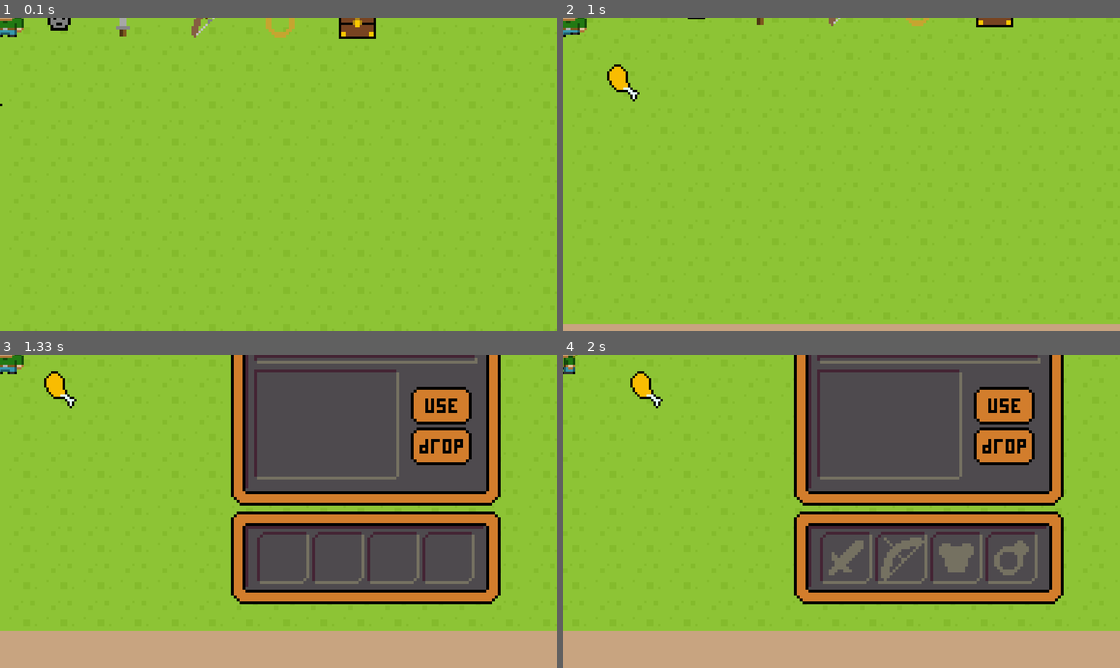
Above: before the commit, frames 1-4 (two rows, left to right).
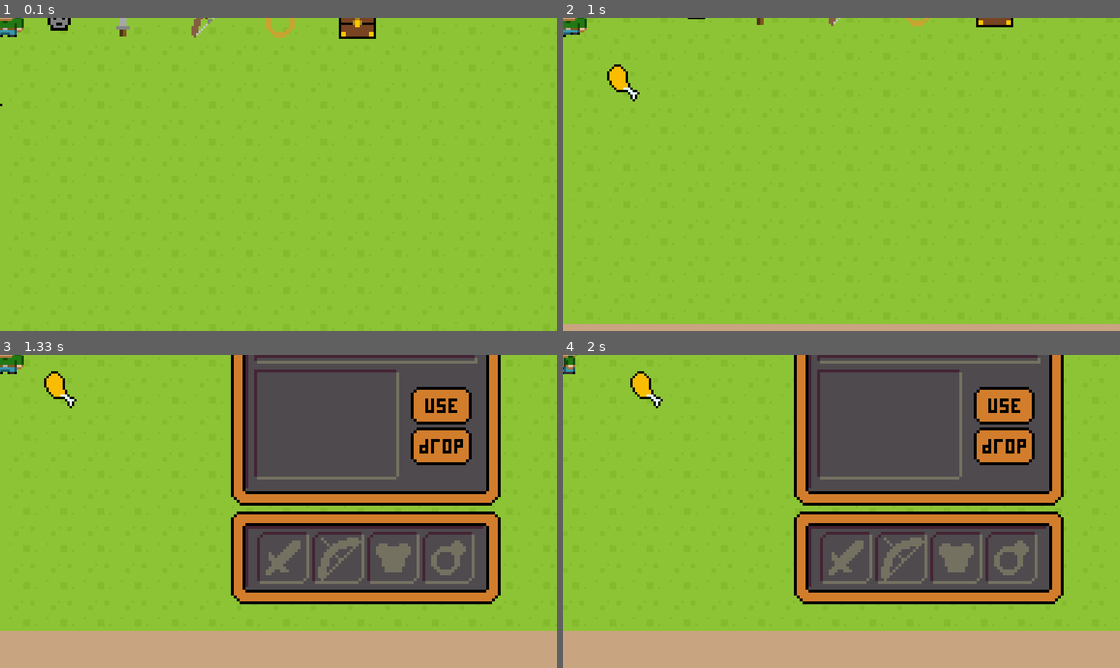
Above: after the commit, the same moments.

Repository: Flashweb14/PyGameRPG
Game: pygame game, started from RPG/__main__.py
Same seed, same stepped clock (60 frames per second), same inputs: the game is played once before the commit and once after it.
Inputs (mouse positions are % of the whole screen's width and height, from its top left):
- Up to frame 1 (0.1 s): no input
- Up to frame 2 (1 s): hold A 0.33-0.87 s; hold S from 0.9 s (still down)
- Up to frame 3 (1.33 s): tap I at 1.05 s; release S at 1.2 s; press the mouse at (80, 27) at 1.27 s
- Up to frame 4 (2 s): move the mouse to (49, 45) at 1.37 s; release the mouse at (18, 64) at 1.5 s; hold A 1.57-1.97 s; tap E at 1.72 s
The pictures show only the part of the screen within x 50-100%, y 50-100%; the shares and areas given below are measured in that part.

Frames 1-2 are identical in both runs. In frame 3, 1.4% of the frame differs, in the area x 47-84%, y 58-73%; in frame 4, nothing differs.

Commit message:
:bug: Исправление багов инвентаря

Diff:
--- a/RPG/scripts/consts.py
+++ b/RPG/scripts/consts.py
@@ -75,4 +75,4 @@
 CHEST_GUI = load_image('resources/sprites/gui/chest_gui.png')
 
 OVERWEIGHT_ERROR = load_image('resources/sprites/gui/full_error.png')
-ERROR_CLOSE = load_image('resources/sprites/gui/error_close.png')
+CLOSE_BUTTON = load_image('resources/sprites/gui/error_close.png')
--- a/RPG/scripts/game.py
+++ b/RPG/scripts/game.py
@@ -14,7 +14,6 @@
 from RPG.scripts.weapon import Weapon
 from RPG.scripts.ring import Ring
 from RPG.scripts.chest import Chest
-from RPG.scripts.error import Error
 
 pygame.init()
 
--- /dev/null
+++ b/RPG/scripts/gui/button.py
@@ -0,0 +1,13 @@
+from RPG.scripts.game_object import GameObject
+from RPG.scripts.consts import USE_BUTTON, DROP_BUTTON, CLOSE_BUTTON
+
+
+class Button(GameObject):
+    def __init__(self, game, x, y, type):
+        btns_dict = {'use': USE_BUTTON, 'drop': DROP_BUTTON, 'close': CLOSE_BUTTON}
+        super().__init__(game, btns_dict[type], x, y, game.gui_group)
+        self.rect.x = x
+        self.rect.y = y
+
+    def on_click(self):
+        print('click')
--- a/RPG/scripts/error.py
+++ b/RPG/scripts/gui/error.py
@@ -1,6 +1,7 @@
 import pygame
 from RPG.scripts.game_object import GameObject
-from RPG.scripts.consts import OVERWEIGHT_ERROR, TILE_SIZE, ERROR_CLOSE
+from RPG.scripts.consts import OVERWEIGHT_ERROR, TILE_SIZE
+from RPG.scripts.gui.button import Button
 
 
 class Error(GameObject):
@@ -8,9 +9,7 @@
         errors_dict = {'overweight': OVERWEIGHT_ERROR}
         super().__init__(game, errors_dict[type], 1350 / TILE_SIZE, 10 / TILE_SIZE, game.errors_group)
         self.appear_time = pygame.time.get_ticks()
-        self.close_btn = GameObject(game, ERROR_CLOSE, self.x + 475, 0, game.errors_group)
-        self.close_btn.rect.x = self.x + 475
-        self.close_btn.rect.y = self.y
+        self.close_btn = Button(game, self.x + 475, self.y, 'close')
 
     def update(self):
         if pygame.time.get_ticks() - self.appear_time >= 10 ** 4:
@@ -22,4 +21,5 @@
             if event.button == pygame.BUTTON_LEFT:
                 if self.close_btn.rect.collidepoint(event.pos):
                     self.game.errors_group.remove(self)
+                    self.game.gui_group.remove(self.close_btn)
                     self.game.has_error = False
--- a/RPG/scripts/gui/inventory/button.py
+++ /dev/null
@@ -1,14 +0,0 @@
-from RPG.scripts.game_object import GameObject
-from RPG.scripts.consts import USE_BUTTON, DROP_BUTTON, TILE_SIZE
-
-
-class Button(GameObject):
-    def __init__(self, game, inventory,  x, y, type):
-        btns_dict = {'use': USE_BUTTON, 'drop': DROP_BUTTON}
-        super().__init__(game, btns_dict[type], 0, 0, game.gui_group)
-        self.inventory = inventory
-        self.rect.x = self.inventory.rect.x + x
-        self.rect.y = self.inventory.rect.y + y
-
-    def on_click(self):
-        print('click')
--- a/RPG/scripts/gui/inventory/inventory.py
+++ b/RPG/scripts/gui/inventory/inventory.py
@@ -1,11 +1,11 @@
 import pygame
-from RPG.scripts.consts import INVENTORY_IMAGE, INVENTORY_CELL_IMAGE, INVENTORY_SELECTED_CELL_IMAGE, TILE_SIZE
+from RPG.scripts.consts import INVENTORY_IMAGE
 from RPG.scripts.game_object import GameObject
 from RPG.scripts.gui.inventory.cell import Cell
-from RPG.scripts.gui.inventory.button import Button
+from RPG.scripts.gui.button import Button
 from RPG.scripts.armor import Armor
 from RPG.scripts.weapon import Weapon
-from RPG.scripts.error import Error
+from RPG.scripts.gui.error import Error
 
 
 class Inventory(GameObject):
@@ -22,9 +22,10 @@
         self.armor_slot = Cell(self.game, self, 'armor', 235, 645)
         self.ring_slot = Cell(self.game, self, 'ring', 330, 645)
         self.slots = [self.sword_slot, self.bow_slot, self.armor_slot, self.ring_slot]
-        self.drop_btn = Button(game, self, 310, 465, 'drop')
-        self.use_btn = Button(game, self, 310, 395, 'use')
+        self.drop_btn = Button(game, self.rect.x + 310, self.rect. y + 465, 'drop')
+        self.use_btn = Button(game, self.rect.x + 310, self.rect.y + 395, 'use')
         self.selected_cell = None
+        self.game.inventory_cell_group.update()
 
     def update(self):
         self.game.inventory_cell_group.draw(self.image)
